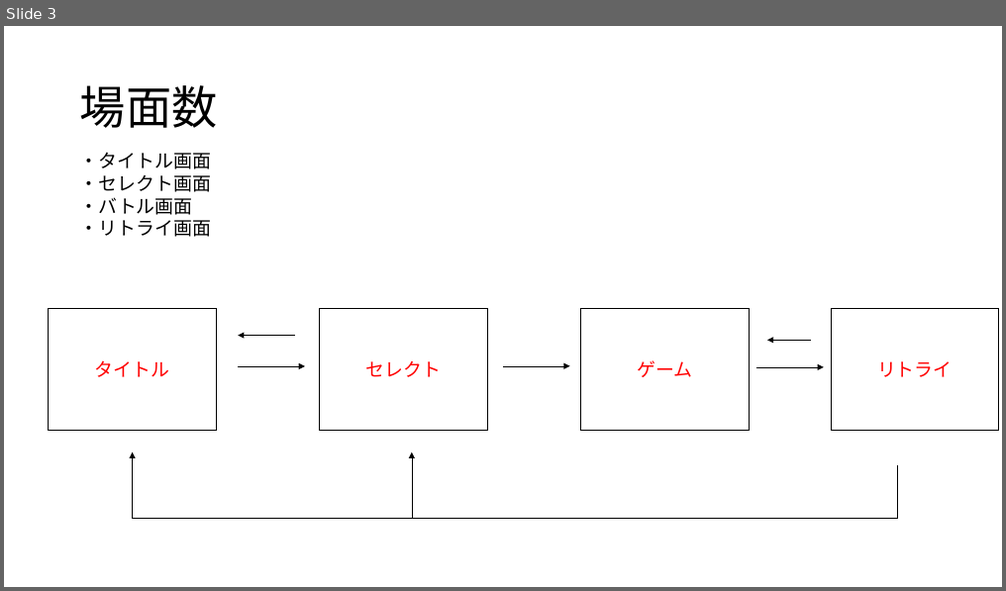
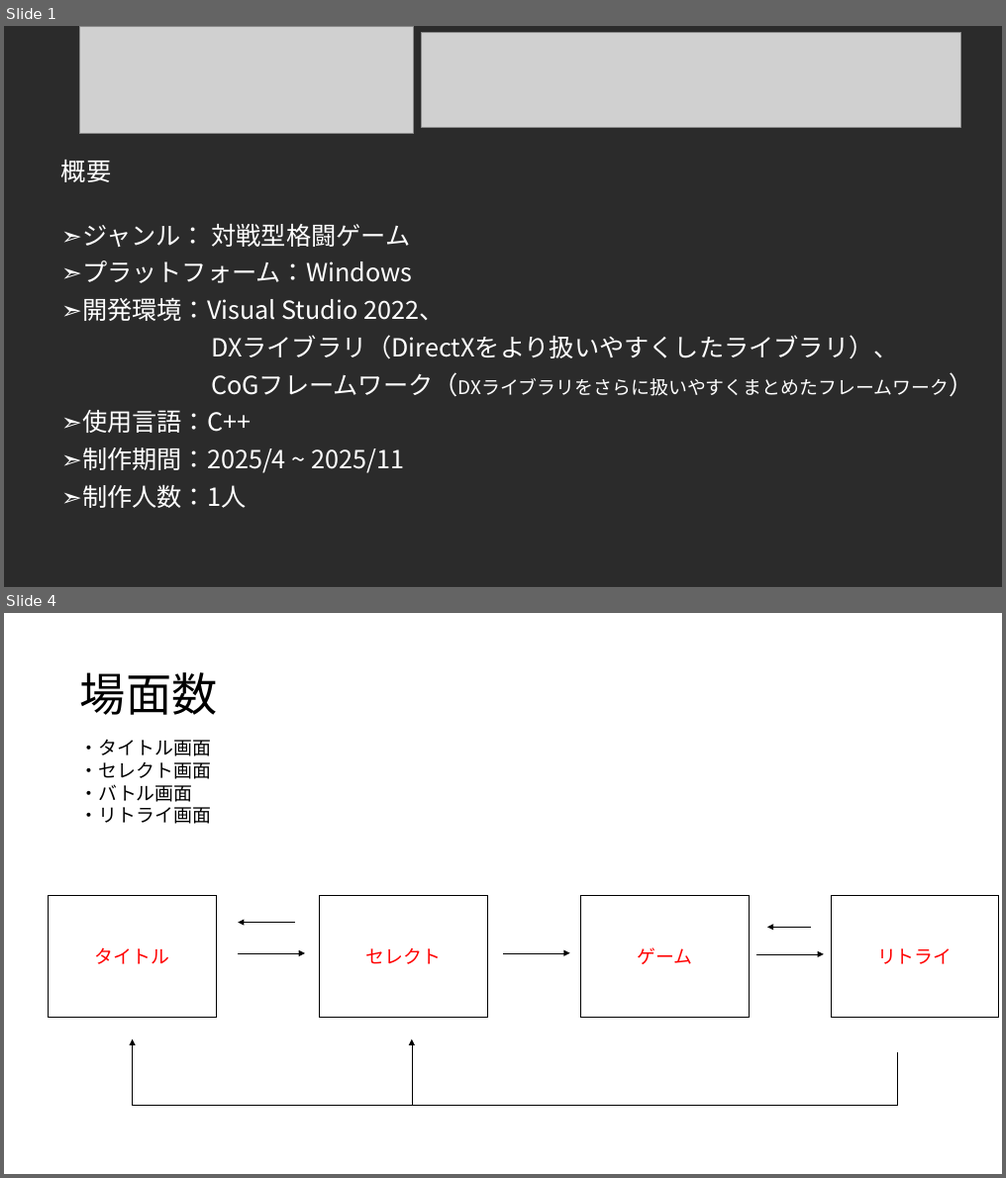
Before and after one commit to F0402Nishi/FightingGame, a slide deck: 仕様書.pptx. Shown one above the other, each under a label of ours: slide 3 before the commit, slides 1 and 4 after it; the slides between them are not shown. The pictures are 1006x591 and 1006x1178 pixels, drawn with LibreOffice and Linux fonts; fonts in the diff are those of the drawing; grey boxes stand for pictures; background and template pictures are left out; a plain dark background stands for a picture behind light text. Boxes give left, top, right and bottom in pixels: in the first picture for what was removed or moved away, otherwise in the second. Text is boxed around its words. In the diff, an @@ line names an element or a change of style, - is before the commit and + after.

```diff
--- a/仕様書.pptx
+++ b/仕様書.pptx
@@ slide 1 added at [4, 26, 1002, 587], background picture (left out) @@
@@ picture added at [79, 26, 414, 134] @@
@@ picture added at [422, 33, 960, 127] @@
@@ subtitle added at [61, 160, 948, 508], 24 pt, text #FFFFFF @@
+概要
+➣ジャンル： 対戦型格闘ゲーム
+➣プラットフォーム：Windows
+➣開発環境：Visual Studio 2022、
+DXライブラリ（DirectXをより扱いやすくしたライブラリ）、
+CoGフレームワーク（DXライブラリをさらに扱いやすくまとめたフレームワーク）
+➣使用言語：C++
+➣制作期間：2025/4 ~ 2025/11
+➣制作人数：1人
@@ what was slide 3 is now slide 4 @@
```
Also in this commit, not shown: 2 other slides added, 2 slides removed.
